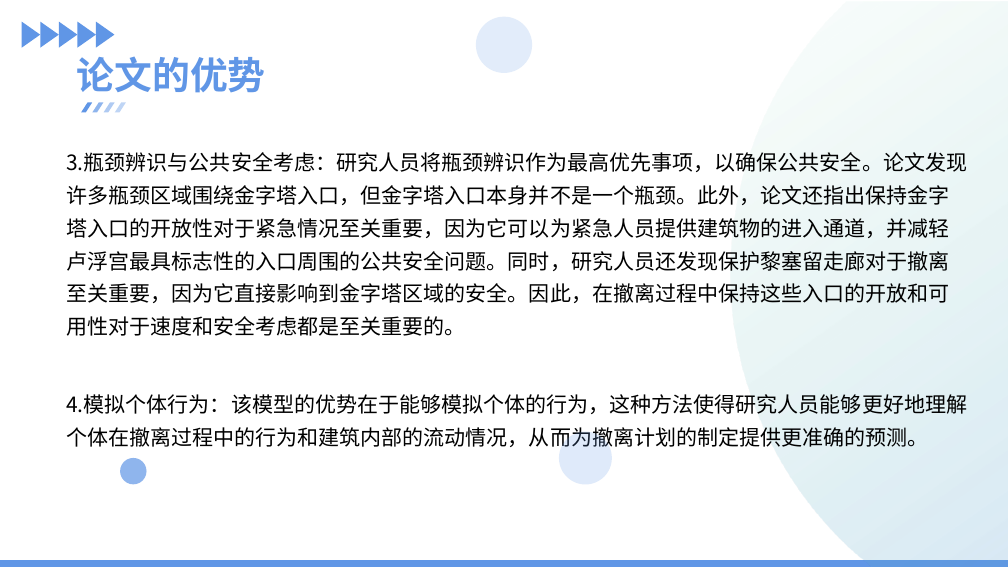
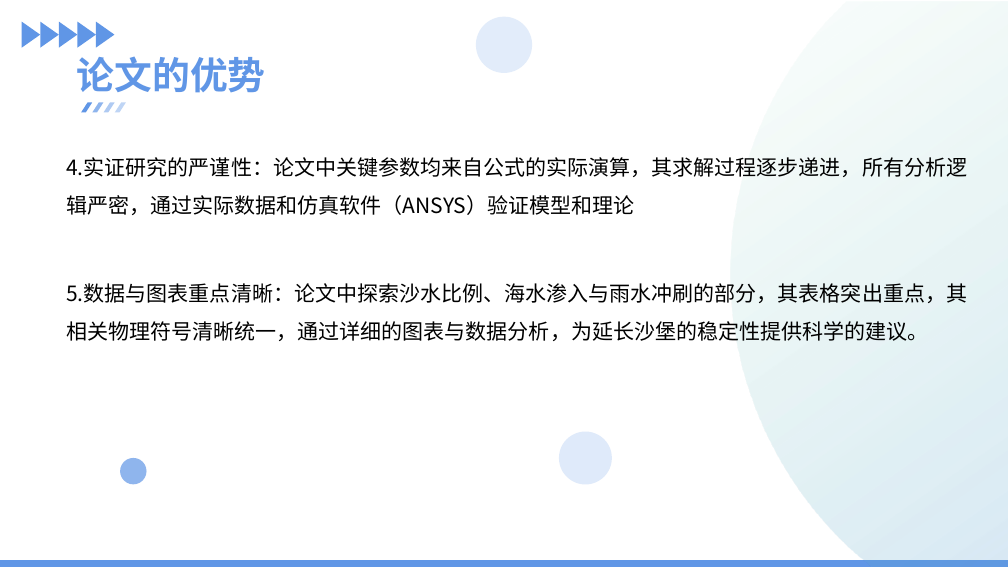
Before and after one commit to knigth95/mathematical-model, a slide deck: slide 9 of 1月29日/2020B-1.0.pptx. Drawn at 1008x567 pixels with LibreOffice and Linux fonts; fonts in the diff are those of the drawing. Boxes give left, top, right and bottom in pixels: in the first picture for what was removed or moved away, otherwise in the second. Text is boxed around its words. In the diff, an @@ line names an element or a change of style, - is before the commit and + after.

Commit message:
相关

```diff
--- a/1月29日/2020B-1.0.pptx
+++ b/1月29日/2020B-1.0.pptx
@@ text at (66,157,967,341): text changed @@
-3.瓶颈辨识与公共安全考虑：研究人员将瓶颈辨识作为最高优先事项，以确保公共安全。论文发现许多瓶颈区域围绕金字塔入口，但金字塔入口本身并不是一个瓶颈。此外，论文还指出保持金字塔入口的开放性对于紧急情况至关重要，因为它可以为紧急人员提供建筑物的进入通道，并减轻卢浮宫最具标志性的入口周围的公共安全问题。同时，研究人员还发现保护黎塞留走廊对于撤离至关重要，因为它直接影响到金字塔区域的安全。因此，在撤离过程中保持这些入口的开放和可用性对于速度和安全考虑都是至关重要的。
-4.模拟个体行为：该模型的优势在于能够模拟个体的行为，这种方法使得研究人员能够更好地理解个体在撤离过程中的行为和建筑内部的流动情况，从而为撤离计划的制定提供更准确的预测。
+4.实证研究的严谨性：论文中关键参数均来自公式的实际演算，其求解过程逐步递进，所有分析逻辑严密，通过实际数据和仿真软件（ANSYS）验证模型和理论
+5.数据与图表重点清晰：论文中探索沙水比例、海水渗入与雨水冲刷的部分，其表格突出重点，其相关物理符号清晰统一，通过详细的图表与数据分析，为延长沙堡的稳定性提供科学的建议。
```
Also in this commit, not shown: 3 other slides changed.
